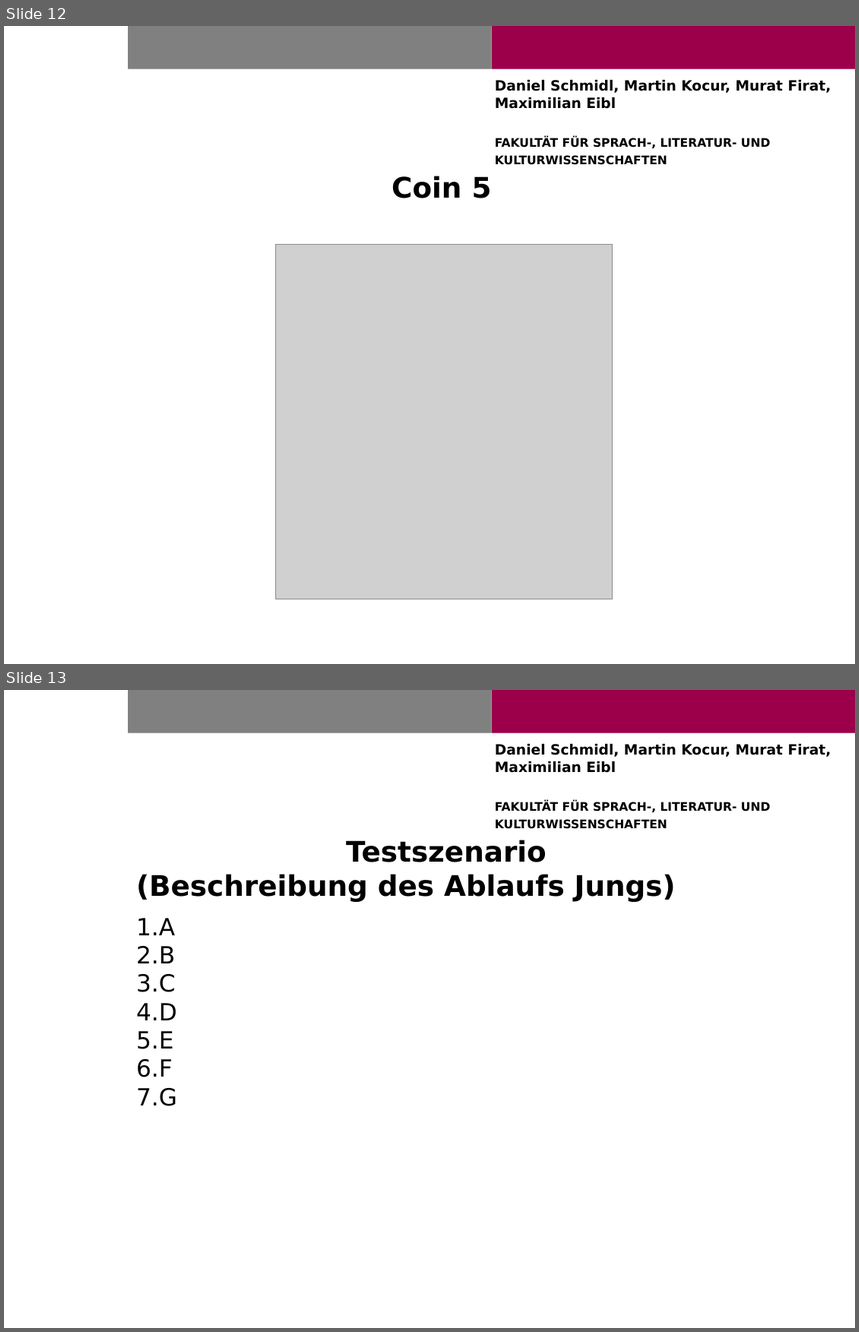
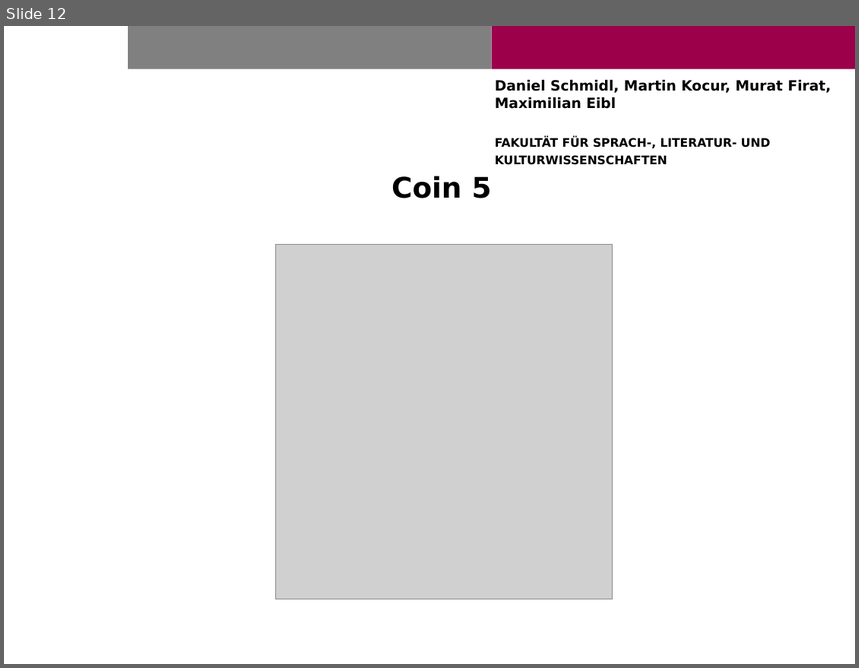
Before and after one commit to dschmidl/GE_Project, a slide deck: Präsentationen/MSGESR3.pptx. Shown one above the other, each under a label of ours: slides 12 and 13 before the commit, slide 12 after it. The pictures are 859x1332 and 859x668 pixels, drawn with LibreOffice and Linux fonts; fonts in the diff are those of the drawing; grey boxes stand for pictures; background and template pictures are left out. Boxes give left, top, right and bottom in pixels: in the first picture for what was removed or moved away, otherwise in the second. Text is boxed around its words. In the diff, an @@ line names an element or a change of style, - is before the commit and + after.

```diff
--- a/Präsentationen/MSGESR3.pptx
+++ b/Präsentationen/MSGESR3.pptx
@@ slide 13 removed at [4, 690, 855, 1328], background #FFFFFF; not listed: 3 template elements that a slide beside it also shows @@
@@ title removed at [136, 840, 676, 902] @@
-Testszenario
-(Beschreibung des Ablaufs Jungs)
@@ text removed at [136, 918, 177, 1106] @@
-1. A
-2. B
-3. C
-4. D
-5. E
-6. F
-7. G
```
Also in this commit, not shown: 2 slides added, 8 other files.
